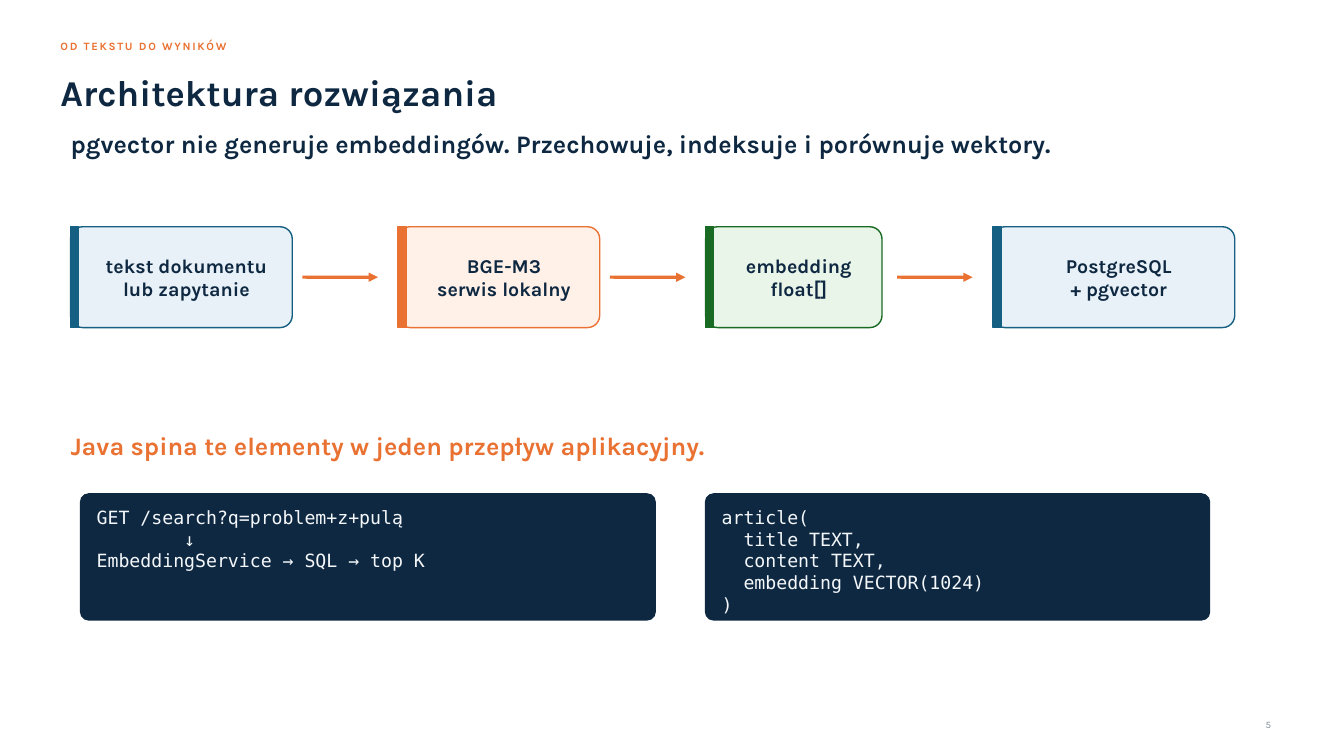
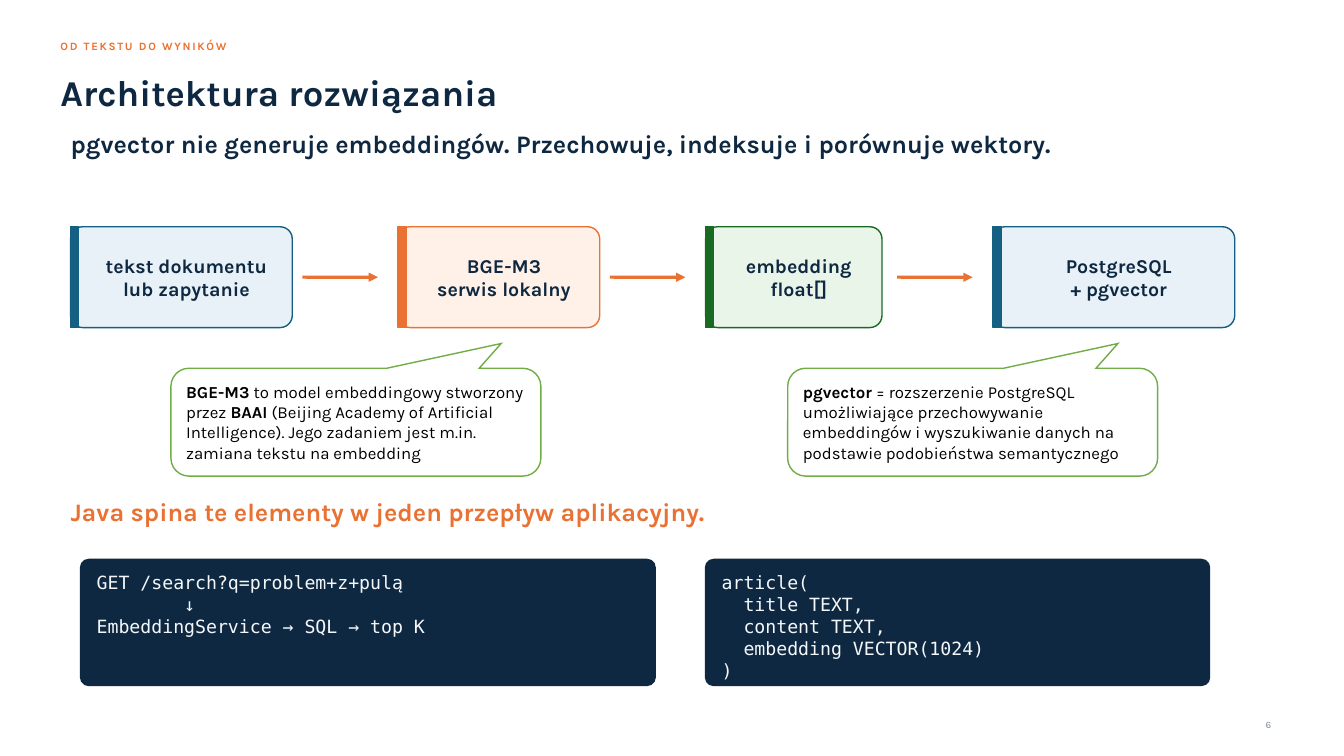
Before and after one commit to toudidel/semantic-search-demo, a slide deck: slide 6 of semantic-search.pptx (slide 5 before the commit). Drawn at 1344x756 pixels with LibreOffice and Linux fonts; fonts in the diff are those of the drawing. Boxes give left, top, right and bottom in pixels: in the first picture for what was removed or moved away, otherwise in the second. Text is boxed around its words. In the diff, an @@ line names an element or a change of style, - is before the commit and + after.

```diff
--- a/semantic-search.pptx
+++ b/semantic-search.pptx
@@ rounded speech box added at <box>171,368,541,476</box>, fill #FFFFFF, outline #70AD47 1 pt, 12 pt, text #000000 @@
+BGE-M3 to model embeddingowy stworzony przez BAAI (Beijing Academy of Artificial Intelligence). Jego zadaniem jest m.in. zamiana tekstu na embedding
@@ rounded speech box added at <box>788,368,1158,476</box>, fill #FFFFFF, outline #70AD47 1 pt, 12 pt, text #000000 @@
+pgvector = rozszerzenie PostgreSQL umożliwiające przechowywanie embeddingów i wyszukiwanie danych na podstawie podobieństwa semantycznego
@@ 3 texts, 2 rounded rectangles: place and size @@
-3 texts, 2 rounded rectangles at <box>71,437,1210,620</box>
+3 texts, 2 rounded rectangles at <box>71,503,1210,686</box>
```
Also in this commit, not shown: 12 other slides changed, 1 slide added, 1 slide removed.
